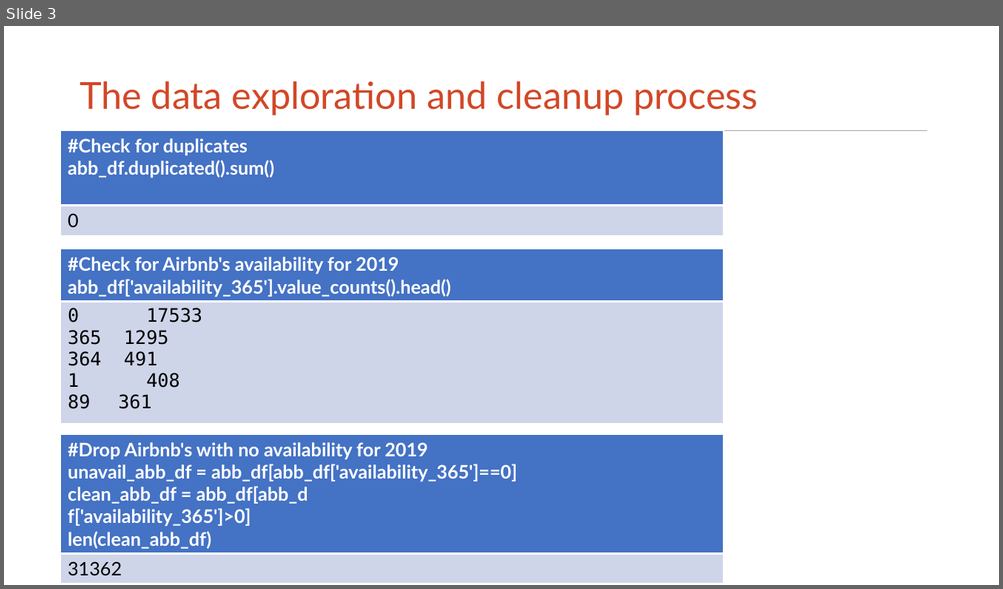
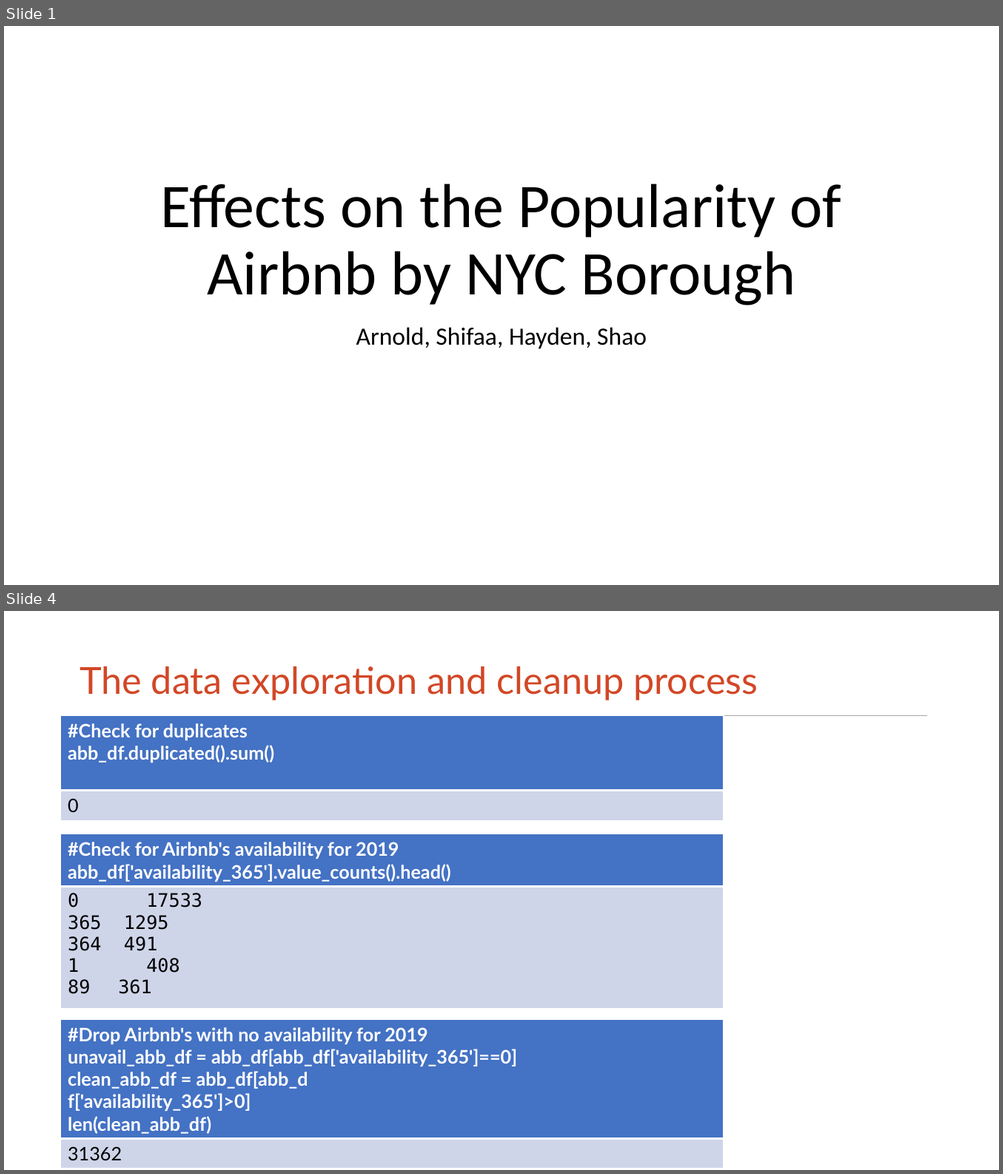
Before and after one commit to hayden4davey/Project1-Group2, a slide deck: Airbnb PPT.pptx. Shown one above the other, each under a label of ours: slide 3 before the commit, slides 1 and 4 after it; the slides between them are not shown. The pictures are 1003x589 and 1003x1174 pixels, drawn with LibreOffice and Linux fonts; fonts in the diff are those of the drawing. Boxes give left, top, right and bottom in pixels: in the first picture for what was removed or moved away, otherwise in the second. Text is boxed around its words. In the diff, an @@ line names an element or a change of style, - is before the commit and + after.

```diff
--- a/Airbnb PPT.pptx
+++ b/Airbnb PPT.pptx
@@ slide 1 added at (x1=4, y1=26, x2=999, y2=585), background #FFFFFF @@
@@ title added at (x1=161, y1=184, x2=842, y2=306), 60 pt, text #000000 @@
+Effects on the Popularity of Airbnb by NYC Borough
@@ subtitle added at (x1=356, y1=327, x2=646, y2=349), 24 pt, text #000000 @@
+Arnold, Shifaa, Hayden, Shao
@@ what was slide 3 is now slide 4 @@
```
Also in this commit, not shown: 2 slides changed, 11 other slides added, 1 slide removed, 2 other files.
